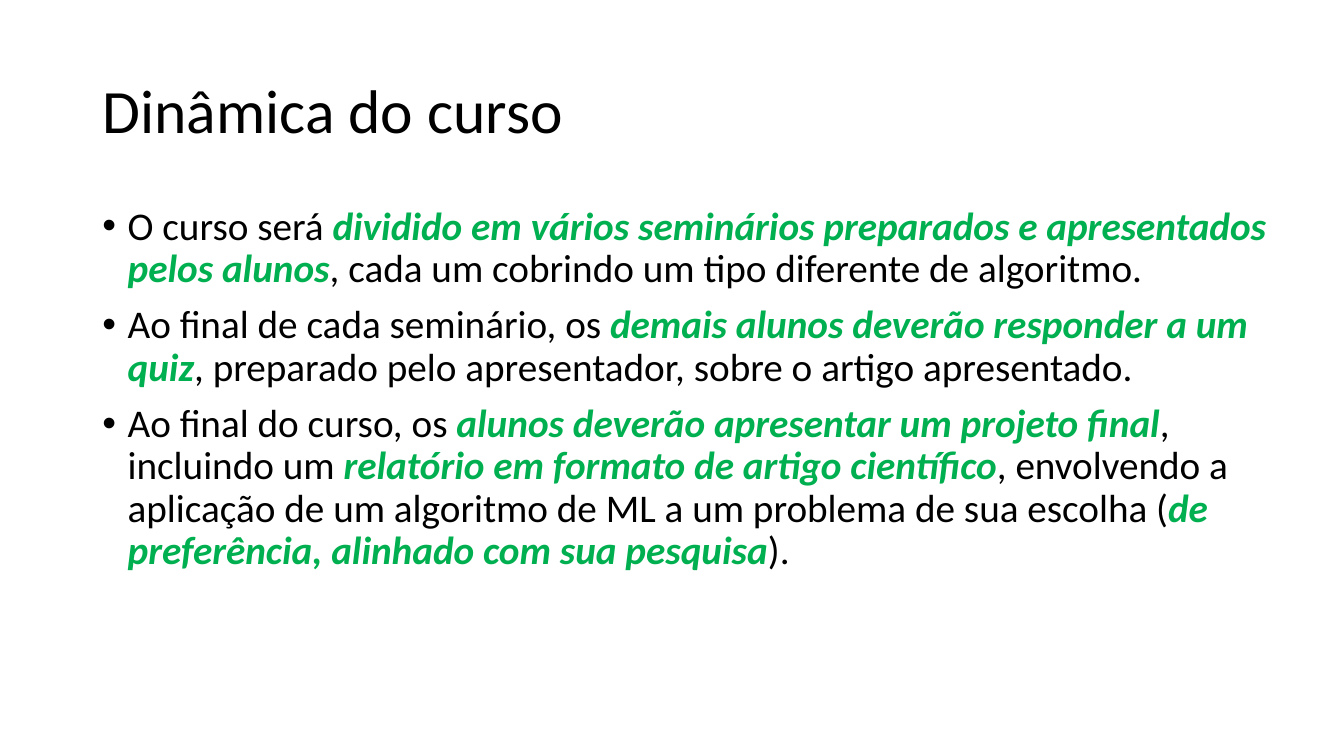
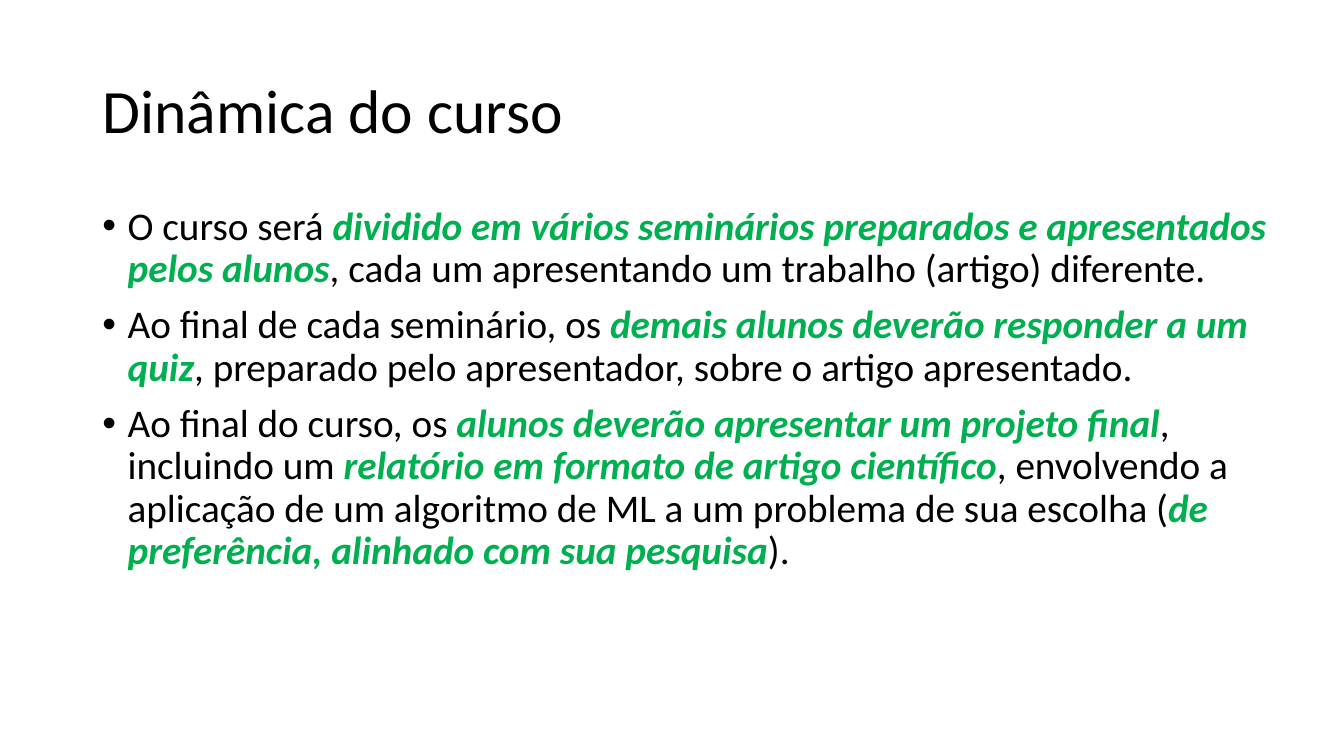
Before and after one commit to zz4fap/tp558-adv-ml, a slide deck: slide 3 of slides/TP558_1_Introdução_ao_curso.pptx. Drawn at 1344x756 pixels with LibreOffice and Linux fonts; fonts in the diff are those of the drawing. Boxes give left, top, right and bottom in pixels: in the first picture for what was removed or moved away, otherwise in the second. Text is boxed around its words. In the diff, an @@ line names an element or a change of style, - is before the commit and + after.

```diff
--- a/slides/TP558_1_Introdução_ao_curso.pptx
+++ b/slides/TP558_1_Introdução_ao_curso.pptx
@@ text at (128, 212, 1266, 289): text changed @@
-• O curso será dividido em vários seminários preparados e apresentados pelos alunos, cada um cobrindo um tipo diferente de algoritmo.
+• O curso será dividido em vários seminários preparados e apresentados pelos alunos, cada um apresentando um trabalho (artigo) diferente.
```
Also in this commit, not shown: 4 other slides changed, 4 other files.
